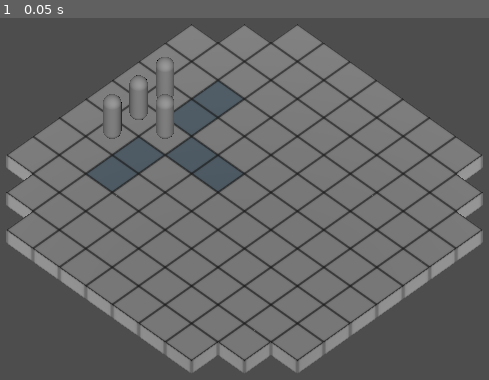
Above: before the commit, frame 1.
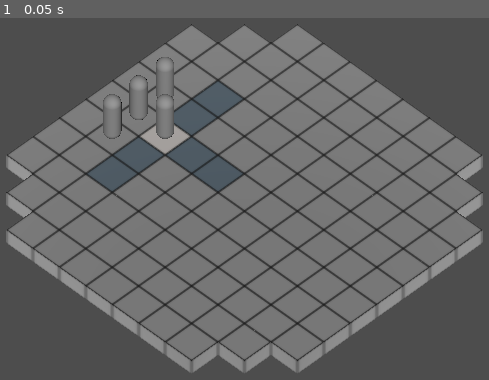
Above: after the commit, the same moment.

Repository: telmotrooper/meagre-tactics
Game: Godot game, scene res://main.tscn
Same seed, same stepped clock (60 frames per second), same inputs: the game is played once before the commit and once after it.
Inputs:
- Up to frame 1 (0.05 s): no input

The runs differ from the first frame. In frame 1, 0.3% of the frame differs, in the area x 28-39%, y 29-38%.

Commit message:
added 'hover tiles'

Diff:
--- a/board.tscn
+++ b/board.tscn
@@ -1,7 +1,11 @@
-[gd_scene load_steps=3 format=3 uid="uid://c7ss0ckdihwsf"]
+[gd_scene load_steps=5 format=3 uid="uid://c7ss0ckdihwsf"]
 
 [ext_resource type="Material" uid="uid://n437lsr7w31f" path="res://tiles/tile_material.tres" id="1_lkugm"]
 [ext_resource type="Material" uid="uid://cj0bs40tto217" path="res://tiles/walk_tile_material.tres" id="2_tfpkl"]
+[ext_resource type="Texture2D" uid="uid://bidr867v875ub" path="res://tiles/hover_tile.png" id="3_g5urx"]
+
+[sub_resource type="StandardMaterial3D" id="StandardMaterial3D_k1ybv"]
+albedo_texture = ExtResource("3_g5urx")
 
 [node name="Board" type="Node3D"]
 
@@ -208,7 +212,7 @@
 [node name="CSGBox3D41" type="CSGBox3D" parent="."]
 transform = Transform3D(1, 0, 0, 0, 1, 0, 0, 0, 1, -3, 0, 0)
 size = Vector3(1, 0.5, 1)
-material = ExtResource("1_lkugm")
+material = SubResource("StandardMaterial3D_k1ybv")
 
 [node name="CSGBox3D42" type="CSGBox3D" parent="."]
 transform = Transform3D(1, 0, 0, 0, 1, 0, 0, 0, 1, -3, 0, 1)
--- a/main.tscn
+++ b/main.tscn
@@ -1,7 +1,7 @@
 [gd_scene load_steps=3 format=3 uid="uid://cm7b76vakvonu"]
 
 [ext_resource type="PackedScene" uid="uid://c7ss0ckdihwsf" path="res://board.tscn" id="1_655q7"]
-[ext_resource type="PackedScene" uid="uid://bfr6ahl1msuvj" path="res://piece.tscn" id="2_6erff"]
+[ext_resource type="PackedScene" uid="uid://bfr6ahl1msuvj" path="res://piece/piece.tscn" id="2_6erff"]
 
 [node name="Main" type="Node3D"]
 
--- /dev/null
+++ b/piece/piece.gd
@@ -0,0 +1,8 @@
+extends CharacterBody3D
+
+func _ready() -> void:
+	pass
+
+func _on_input_event(camera: Node, event: InputEvent, event_position: Vector3, normal: Vector3, shape_idx: int) -> void:
+	if event is InputEventMouseButton and event.button_index == MOUSE_BUTTON_LEFT and not event.pressed:
+		print("hello")
--- a/piece.tscn
+++ b/piece/piece.tscn
@@ -1,4 +1,6 @@
-[gd_scene load_steps=3 format=3 uid="uid://bfr6ahl1msuvj"]
+[gd_scene load_steps=4 format=3 uid="uid://bfr6ahl1msuvj"]
+
+[ext_resource type="Script" path="res://piece/piece.gd" id="1_yopb6"]
 
 [sub_resource type="CapsuleMesh" id="CapsuleMesh_45inp"]
 radius = 0.25
@@ -10,9 +12,12 @@
 
 [node name="Piece" type="CharacterBody3D"]
 transform = Transform3D(1, 0, 0, 0, 1, 0, 0, 0, 1, 0, 1.5, 0)
+script = ExtResource("1_yopb6")
 
 [node name="MeshInstance3D" type="MeshInstance3D" parent="."]
 mesh = SubResource("CapsuleMesh_45inp")
 
 [node name="CollisionShape3D" type="CollisionShape3D" parent="."]
 shape = SubResource("CapsuleShape3D_qi4j4")
+
+[connection signal="input_event" from="." to="." method="_on_input_event"]
Binary file added: tiles/hover_tile.png
Not shown, added: tiles/hover_tile.png.import
